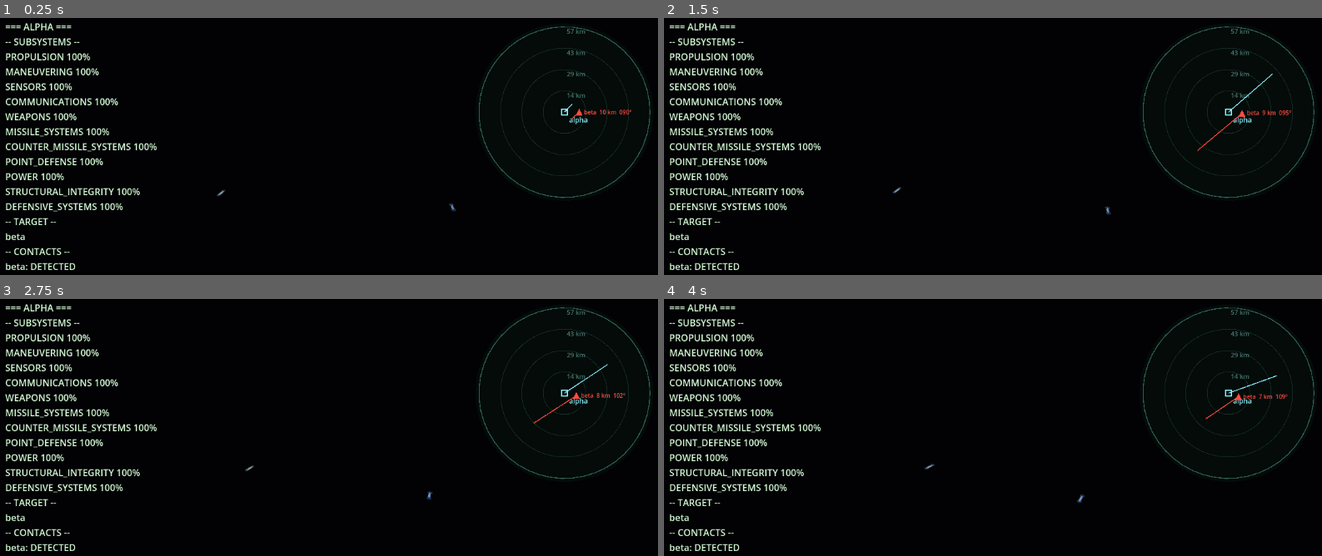
Above: before the commit, frames 1-4 (two rows, left to right).
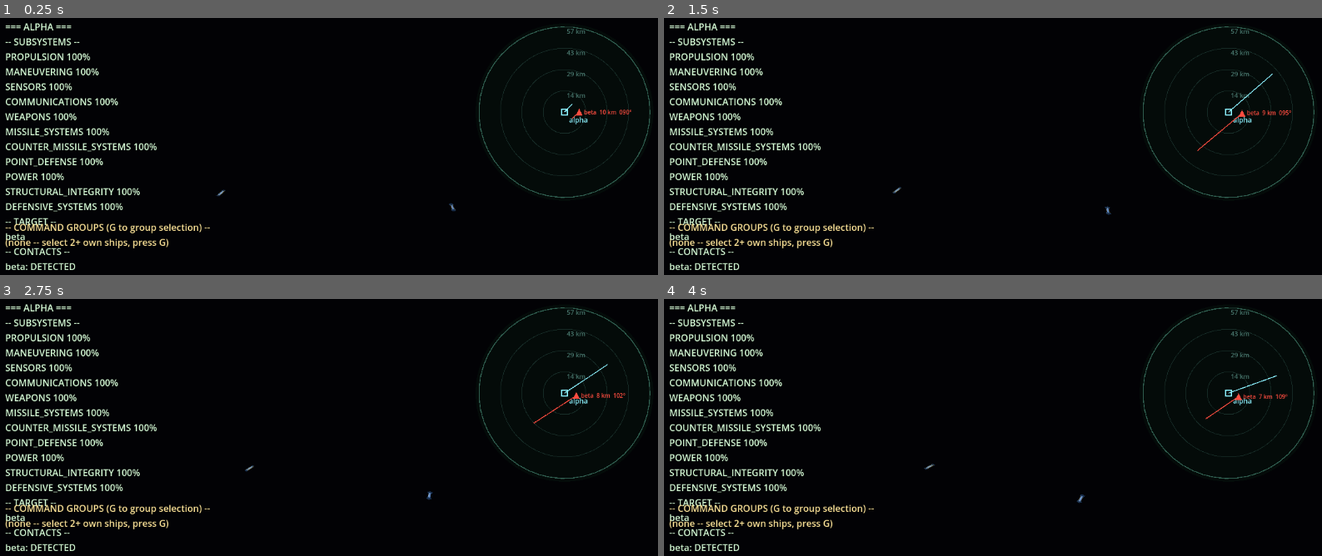
Above: after the commit, the same moments.

Repository: triest/HonorHaringtonGame
Game: Godot game, scene res://scenes/main.tscn
The game is run twice, just before and just after one commit, with the same random seed, the same clock (stepped at 60 frames per second) and the same inputs.
Inputs (mouse positions are in pixels of both pictures, inside the frame that each line leads up to):
- Up to frame 1 (0.25 s): no input
- Up to frame 2 (1.5 s): drag from (1229, 113) to (1058, 118) at 0.52 s; drag from (861, 218) to (960, 274) at 1.27 s
- Up to frame 3 (2.75 s): move the mouse to (394, 399) at 2.02 s; hold D (order_turn_right) from 2.03 s (still down); hold T (order_target_next) from 2.03 s (still down)
- Up to frame 4 (4 s): release D (order_turn_right) at 2.75 s; release T (order_target_next) at 2.75 s; drag from (960, 555) to (795, 424) at 2.77 s; move the mouse to (1196, 538) at 3.52 s; hold A (order_turn_left) from 3.53 s (still down); hold Tab (order_select_ship) from 3.53 s (still down)

The runs differ from the first frame. In frame 1, 0.8% of the frame differs, in the area x 0-32%, y 79-90%; in frame 2, 0.8%; in frame 3, 0.8%; in frame 4, 0.8%.

Commit message:
§56.3 item B: named command group (CommandEchelon/FormationState) + squadron-list panel
- command_group_controller.gd: G hotkey turns current 2+-ship own-team
  selection into a real FormationState + leaf CommandEchelon (kind =
  "Squadron N"), reusing world.add_formation/add_command_echelon/
  attach_formation_to_echelon -- not a parallel UI-only group model.
- command_group_panel.gd: read-only left-side list of existing command
  groups/rosters, marks currently-selected members.
- main.gd/project.godot wiring; test_command_group_controller.gd (8/8);
  ASSUMPTIONS.md "§56.3 item B" entry; CHANGELOG.md updated.

Headless-verified only (godot --headless --import clean, new + 2
regression test files ALL TESTS PASSED, main.tscn smoke run exit 0 with
only the known baseline dummy-renderer noise). Not yet live-confirmed
by the user -- scenario is still 1v1 so live multi-ship grouping isn't
exercisable until item H.

Diff:
--- a/project/project.godot
+++ b/project/project.godot
@@ -52,6 +52,11 @@
 "events": [Object(InputEventKey,"resource_local_to_scene":false,"resource_name":"","device":0,"window_id":0,"alt_presse …(189 unchanged characters)…
 ]
 }
+selection_make_group={
+"deadzone": 0.5,
+"events": [Object(InputEventKey,"resource_local_to_scene":false,"resource_name":"","device":0,"window_id":0,"alt_pressed":false,"shift_pressed":false,"ctrl_pressed":false,"meta_pressed":false,"pressed":false,"keycode":0,"physical_keycode":71,"key_label":0,"unicode":0,"location":0,"echo":false,"script":null)
+]
+}
 
 [physics]
 
--- /dev/null
+++ b/project/scripts/command_group_controller.gd
@@ -0,0 +1,120 @@
+extends Node
+## CommandGroupController
+##
+## ТЗ §56.3 item B ("Selection becomes a named command group") / §1.10.4
+## ("Выбранные объекты должны быть объединены в единую командную
+## группу") / §1.10.5 (hierarchical control "должно использовать
+## существующую архитектуру CommandEchelon, FormationState и
+## IndividualOrder, а не создавать отдельную параллельную систему
+## управления").
+##
+## Pure INPUT-TO-COMMAND-STRUCTURE translator, same convention as
+## PlayerInput (scripts/player_input.gd): reads one discrete Input Map
+## action (project.godot [input] "selection_make_group", G key, added
+## this pass) and turns the CURRENT multi-selection (SelectionState,
+## §56.3 item A) into REAL SimulationWorld command structure -- a
+## FormationState (station-keeping) wrapped in a leaf CommandEchelon
+## (§28 hierarchy; `kind` is deliberately free-form per CommandEchelon's
+## own class doc, so the display NAME lives directly in `kind` -- e.g.
+## "Squadron 1" -- rather than inventing a separate "group name" field
+## nothing else in the architecture has) -- NOT a UI-only list of
+## selected ids living only in this script. This is what lets §1.10.5's
+## "если выбрана formation: корабли сохраняют formation" actually
+## happen: once grouped, SimulationWorld._resolve_formation_keeping
+## (already-existing code, unchanged by this pass) starts holding these
+## ships at the relative positions captured at group-creation time.
+##
+## SCOPE (this pass only): create a NEW group from the current
+## selection. Does NOT yet handle disbanding a group, merging two
+## existing groups, or renaming one after creation -- item B's checklist
+## line only asks for "selection becomes a named command group" plus the
+## visual list (scripts/command_group_panel.gd), not full group lifecycle
+## management; open follow-up, see .tools/state.md.
+##
+## ELIGIBILITY (ASSUMPTION, logged in ASSUMPTIONS.md "§56.3 item B"):
+## only ids that are (a) real ships (`world.ships.has(id)` -- a missile
+## or enemy sensor-contact id present in the selection is silently
+## excluded: §1.10.4's "командная группа" is a *command* structure and
+## can only ever consist of ships the player's own side actually
+## commands) and (b) on the SAME team as the first eligible id in
+## selection order (a mixed-team selection happens naturally under
+## §1.10.4 -- e.g. selecting an own ship AND an enemy contact together to
+## designate a target for item D's order menu -- and must never fold
+## hostile ships into the player's own formation). Fewer than 2 eligible
+## ids is a no-op: a single selected ship is already fully controllable
+## via the existing IndividualOrder/PlayerInput path and gains nothing
+## from a formation wrapper.
+class_name CommandGroupController
+
+var world: SimulationWorld
+var selection: SelectionState
+
+var _next_group_index: int = 1
+
+func _unhandled_input(event: InputEvent) -> void:
+	if world == null or selection == null:
+		return
+	if event.is_action_pressed("selection_make_group"):
+		make_group_from_selection()
+
+## Returns the new echelon_id on success, "" if the current selection was
+## not eligible (see class doc). Public (not just reachable via
+## _unhandled_input) so headless tests can call it directly without
+## synthesizing InputEventKey presses.
+func make_group_from_selection() -> String:
+	var eligible: Array = _eligible_ship_ids()
+	if eligible.size() < 2:
+		return ""
+
+	var guide_id: String = eligible[0]
+	var guide_ship: ShipPhysicsState = world.ships.get(guide_id)
+	if guide_ship == null:
+		return ""
+
+	var group_index: int = _next_group_index
+	_next_group_index += 1
+	var formation_id: String = "cmdgroup_%d_formation" % group_index
+	var echelon_id: String = "cmdgroup_%d" % group_index
+
+	var formation: FormationState = world.add_formation(formation_id, guide_id)
+	for i in range(1, eligible.size()):
+		var member_id: String = eligible[i]
+		var member_ship: ShipPhysicsState = world.ships.get(member_id)
+		if member_ship == null:
+			continue
+		# §1.10.5 "относительные позиции сохраняются": freeze whatever
+		# relative position this ship happens to be at right now as its
+		# station, expressed in the GUIDE's own local/body frame per
+		# FormationState.member_offsets' documented convention (the
+		# formation then rotates with the guide, not fixed to world
+		# axes) -- same interpretation status as §56.2's distance-
+		# compression convention (see ASSUMPTIONS.md).
+		var offset_world: Vector3 = member_ship.position - guide_ship.position
+		var offset_local: Vector3 = guide_ship.orientation.inverse() * offset_world
+		formation.set_station(member_id, offset_local)
+
+	var echelon: CommandEchelon = world.add_command_echelon(echelon_id, "Squadron %d" % group_index)
+	world.attach_formation_to_echelon(echelon_id, formation_id)
+
+	return echelon_id
+
+## Ships eligible to be grouped from the CURRENT selection: real ships
+## only, restricted to whichever team the first eligible id belongs to
+## (see class doc). Preserves selection order (SelectionState's own
+## documented convention) so `eligible[0]` deterministically becomes the
+## guide -- FormationState itself has no opinion on WHICH member is
+## guide; "first selected = leader" is this controller's own
+## deterministic pick, analogous to §33's succession_order convention.
+func _eligible_ship_ids() -> Array:
+	var result: Array = []
+	var required_team: String = ""
+	for id in selection.selected_ids:
+		if not world.ships.has(id):
+			continue
+		var team: String = String(world.teams.get(id, ""))
+		if result.is_empty():
+			required_team = team
+		elif team != required_team:
+			continue
+		result.append(id)
+	return result
--- /dev/null
+++ b/project/scripts/command_group_panel.gd
@@ -0,0 +1,81 @@
+extends CanvasLayer
+## CommandGroupPanel
+##
+## ТЗ §56.3 item B ("named command group... visual list, e.g. left-side
+## panel like the reference image's squadron list", docs/reference/
+## tactical_command_ui_reference.png): pure TEXT readout of already-
+## existing SimulationWorld command structure (§42 convention, same as
+## Hud/WeaponFx/TacticalPlot -- this class computes nothing itself, it
+## only formats `world.command_echelons`/`world.formations`, which
+## CommandGroupController (scripts/command_group_controller.gd) is what
+## actually WRITES when the player presses the group hotkey, G).
+##
+## LAYOUT (ASSUMPTION, logged in ASSUMPTIONS.md "§56.3 item B"): fixed
+## top-left position offset well below Hud's own panel (scripts/hud.gd,
+## also top-left at (12,12)), NOT the reference image's literal
+## side-by-side "squadron list beside/above the tactical plot" geometry
+## -- Hud's per-ship subsystem/contacts readout has a variable line
+## count, so a real non-overlapping multi-panel layout needs a shared
+## layout pass across Hud/TacticalPlot/this file, which belongs with
+## item F's command-camera/view-split work, not item B alone. This is an
+## interim placement that makes the group list visible and readable, not
+## a claim it matches the reference image's exact geometry yet.
+class_name CommandGroupPanel
+
+const PANEL_POSITION := Vector2(12, 360)
+
+var _label: Label
+
+func _ready() -> void:
+	_label = Label.new()
+	_label.name = "CommandGroupLabel"
+	_label.position = PANEL_POSITION
+	_label.add_theme_color_override("font_color", Color(1.0, 0.9, 0.6))
+	_label.add_theme_font_size_override("font_size", 16)
+	add_child(_label)
+
+## Call once per simulation tick (same convention as Hud.update/
+## TacticalPlot.update, see main.gd._on_tick) with the world and the
+## shared SelectionState (§56.3 item A) so each group's roster can mark
+## which of its members are currently selected.
+func update(world: SimulationWorld, selection: SelectionState) -> void:
+	_label.text = _build_text(world, selection)
+
+func _build_text(world: SimulationWorld, selection: SelectionState) -> String:
+	var lines: Array = []
+	lines.append("-- COMMAND GROUPS (G to group selection) --")
+
+	var echelon_ids: Array = world.command_echelons.keys()
+	var any_leaf: bool = false
+	for echelon_id in echelon_ids:
+		var echelon: CommandEchelon = world.command_echelons[echelon_id]
+		# §56.3 item B only surfaces leaf squadrons (a group the player
+		# actually created) this pass; internal Fleet/Task Force nodes
+		# with no commanded formation of their own are §28-hierarchy
+		# scope beyond item B and have nothing ship-level to list here.
+		if not echelon.is_leaf():
+			continue
+		any_leaf = true
+
+		var formation: FormationState = world.formations.get(echelon.commanded_formation_id)
+		lines.append("[%s]" % echelon.kind)
+		if formation == null:
+			lines.append("  (formation missing)")
+			continue
+
+		var member_ids: Array = [formation.guide_ship_id]
+		member_ids.append_array(formation.member_ids())
+		for member_id in member_ids:
+			var marker: String = "> " if (selection != null and selection.is_selected(member_id)) else "  "
+			var role: String = " (guide)" if member_id == formation.guide_ship_id else ""
+			lines.append("%s%s%s" % [marker, member_id, role])
+
+	if not any_leaf:
+		lines.append("(none -- select 2+ own ships, press G)")
+
+	var text: String = ""
+	for i in range(lines.size()):
+		text += lines[i]
+		if i < lines.size() - 1:
+			text += "\n"
+	return text
--- a/project/scripts/main.gd
+++ b/project/scripts/main.gd
@@ -44,6 +44,15 @@
 ## selection_state.gd's own doc comment for why this lives here rather
 ## than inside any one view.
 var selection: SelectionState
+## §56.3 item B: translates the group hotkey (G) into real
+## FormationState/CommandEchelon structure from `selection` -- see that
+## script's own doc comment. Owns no rendering; command_group_panel
+## below is the readout of what it writes.
+var command_group_controller: CommandGroupController
+## §56.3 item B: left-side "squadron list" readout of
+## world.command_echelons/world.formations, see that script's own doc
+## comment for the interim layout choice.
+var command_group_panel: CommandGroupPanel
 var player_input: PlayerInput
 var win_lose_screen: WinLoseScreen
 
@@ -121,6 +130,16 @@
 	tactical_plot = TacticalPlot.new()
 	tactical_plot.selection = selection
 	add_child(tactical_plot)
+
+	# §56.3 item B: same shared `selection`/`world` as tactical_plot
+	# above -- no second selection or command-structure mechanism.
+	command_group_controller = CommandGroupController.new()
+	command_group_controller.world = world
+	command_group_controller.selection = selection
+	add_child(command_group_controller)
+
+	command_group_panel = CommandGroupPanel.new()
+	add_child(command_group_panel)
 
 	# ТЗ §56.1 item 5 (Order input wiring): translates hotkeys (project.
 	# godot [input], see PlayerInput's own doc comment) into calls on
@@ -190,6 +209,7 @@
 	weapon_fx.update(world)
 	hud.update(world, HUD_POV_SHIP_ID)
 	tactical_plot.update(world, HUD_POV_SHIP_ID)
+	command_group_panel.update(world, selection)
 	win_lose_screen.update(world)
 
 ## Points the scene's OrbitCamera at the midpoint between the two demo
--- /dev/null
+++ b/project/simulation/tests/test_command_group_controller.gd
@@ -0,0 +1,218 @@
+extends SceneTree
+## Headless unit test for CommandGroupController (ТЗ §56.3 item B). Run:
+## godot --headless --script res://simulation/tests/test_command_group_controller.gd
+
+const SimulationWorld = preload("res://simulation/simulation_world.gd")
+const ShipPhysicsState = preload("res://simulation/ship_physics_state.gd")
+const SelectionState = preload("res://scripts/selection_state.gd")
+const CommandGroupController = preload("res://scripts/command_group_controller.gd")
+
+func _init() -> void:
+	var failures: int = 0
+	failures += _test_single_selection_is_noop()
+	failures += _test_empty_selection_is_noop()
+	failures += _test_creates_formation_and_echelon_for_two_own_ships()
+	failures += _test_excludes_other_team_ships()
+	failures += _test_excludes_non_ship_ids()
+	failures += _test_group_index_increments_across_calls()
+	failures += _test_offset_local_uses_guide_orientation()
+	failures += _test_first_selected_becomes_guide()
+
+	if failures == 0:
+		print("ALL TESTS PASSED")
+	else:
+		printerr("%d TEST(S) FAILED" % failures)
+	quit(failures)
+
+func _make_ship(pos: Vector3, orientation: Quaternion = Quaternion.IDENTITY) -> ShipPhysicsState:
+	var s := ShipPhysicsState.new()
+	s.position = pos
+	s.orientation = orientation
+	return s
+
+func _make_world_with_ships(ships: Dictionary, teams: Dictionary) -> SimulationWorld:
+	var world := SimulationWorld.new()
+	for ship_id in ships.keys():
+		world.add_ship(ship_id, ships[ship_id])
+	for ship_id in teams.keys():
+		world.set_team(ship_id, teams[ship_id])
+	return world
+
+func _test_single_selection_is_noop() -> int:
+	var world := _make_world_with_ships({"alpha": _make_ship(Vector3.ZERO)}, {"alpha": "red"})
+	var selection := SelectionState.new()
+	selection.select_only(["alpha"])
+	var controller := CommandGroupController.new()
+	controller.world = world
+	controller.selection = selection
+
+	var echelon_id: String = controller.make_group_from_selection()
+	if echelon_id != "" or not world.command_echelons.is_empty():
+		printerr("FAIL single_selection_is_noop: echelon_id=%s echelons=%s" % [echelon_id, world.command_echelons.keys()])
+		return 1
+	return 0
+
+func _test_empty_selection_is_noop() -> int:
+	var world := _make_world_with_ships({}, {})
+	var selection := SelectionState.new()
+	var controller := CommandGroupController.new()
+	controller.world = world
+	controller.selection = selection
+
+	if controller.make_group_from_selection() != "":
+		printerr("FAIL empty_selection_is_noop")
+		return 1
+	return 0
+
+func _test_creates_formation_and_echelon_for_two_own_ships() -> int:
+	var world := _make_world_with_ships(
+		{"alpha": _make_ship(Vector3.ZERO), "beta": _make_ship(Vector3(1000.0, 0.0, 0.0))},
+		{"alpha": "red", "beta": "red"}
+	)
+	var selection := SelectionState.new()
+	selection.select_only(["alpha", "beta"])
+	var controller := CommandGroupController.new()
+	controller.world = world
+	controller.selection = selection
+
+	var echelon_id: String = controller.make_group_from_selection()
+	if echelon_id == "":
+		printerr("FAIL creates_formation_and_echelon: got empty echelon_id")
+		return 1
+
+	var echelon: CommandEchelon = world.get_command_echelon(echelon_id)
+	if echelon == null or not echelon.is_leaf():
+		printerr("FAIL creates_formation_and_echelon: echelon missing or not a leaf")
+		return 1
+	if echelon.kind == "":
+		printerr("FAIL creates_formation_and_echelon: echelon has no name/kind")
+		return 1
+
+	var formation: FormationState = world.get_formation(echelon.commanded_formation_id)
+	if formation == null:
+		printerr("FAIL creates_formation_and_echelon: no formation attached")
+		return 1
+	if formation.guide_ship_id != "alpha":
+		printerr("FAIL creates_formation_and_echelon: guide=%s, expected alpha" % formation.guide_ship_id)
+		return 1
+	if formation.member_ids() != ["beta"]:
+		printerr("FAIL creates_formation_and_echelon: members=%s, expected [beta]" % [formation.member_ids()])
+		return 1
+	return 0
+
+func _test_excludes_other_team_ships() -> int:
+	var world := _make_world_with_ships(
+		{"alpha": _make_ship(Vector3.ZERO), "gamma": _make_ship(Vector3(500.0, 0.0, 0.0))},
+		{"alpha": "red", "gamma": "blue"}
+	)
+	var selection := SelectionState.new()
+	selection.select_only(["alpha", "gamma"])
+	var controller := CommandGroupController.new()
+	controller.world = world
+	controller.selection = selection
+
+	var echelon_id: String = controller.make_group_from_selection()
+	if echelon_id != "":
+		printerr("FAIL excludes_other_team_ships: expected no-op (mixed teams), got echelon_id=%s" % echelon_id)
+		return 1
+	return 0
+
+func _test_excludes_non_ship_ids() -> int:
+	var world := _make_world_with_ships(
+		{"alpha": _make_ship(Vector3.ZERO), "beta": _make_ship(Vector3(1000.0, 0.0, 0.0))},
+		{"alpha": "red", "beta": "red"}
+	)
+	var selection := SelectionState.new()
+	# "missile_1" is not a key in world.ships -- must be silently excluded,
+	# leaving exactly [alpha, beta] eligible (still >= 2, so the group
+	# still forms, but must NOT include "missile_1" as a member).
+	selection.select_only(["alpha", "missile_1", "beta"])
+	var controller := CommandGroupController.new()
+	controller.world = world
+	controller.selection = selection
+
+	var echelon_id: String = controller.make_group_from_selection()
+	var echelon: CommandEchelon = world.get_command_echelon(echelon_id)
+	var formation: FormationState = world.get_formation(echelon.commanded_formation_id)
+	if formation.member_ids().has("missile_1"):
+		printerr("FAIL excludes_non_ship_ids: missile_1 leaked into formation membership")
+		return 1
+	if formation.guide_ship_id != "alpha" or formation.member_ids() != ["beta"]:
+		printerr("FAIL excludes_non_ship_ids: guide=%s members=%s" % [formation.guide_ship_id, formation.member_ids()])
+		return 1
+	return 0
+
+func _test_group_index_increments_across_calls() -> int:
+	var world := _make_world_with_ships(
+		{
+			"alpha": _make_ship(Vector3.ZERO),
+			"beta": _make_ship(Vector3(1000.0, 0.0, 0.0)),
+			"gamma": _make_ship(Vector3(2000.0, 0.0, 0.0)),
+			"delta": _make_ship(Vector3(3000.0, 0.0, 0.0)),
+		},
+		{"alpha": "red", "beta": "red", "gamma": "red", "delta": "red"}
+	)
+	var selection := SelectionState.new()
+	var controller := CommandGroupController.new()
+	controller.world = world
+	controller.selection = selection
+
+	selection.select_only(["alpha", "beta"])
+	var first_id: String = controller.make_group_from_selection()
+	selection.select_only(["gamma", "delta"])
+	var second_id: String = controller.make_group_from_selection()
+
+	if first_id == "" or second_id == "" or first_id == second_id:
+		printerr("FAIL group_index_increments_across_calls: first=%s second=%s" % [first_id, second_id])
+		return 1
+	if world.command_echelons.size() != 2:
+		printerr("FAIL group_index_increments_across_calls: expected 2 echelons, got %d" % world.command_echelons.size())
+		return 1
+	return 0
+
+func _test_offset_local_uses_guide_orientation() -> int:
+	# Guide facing rotated 180 deg around Y (mirrors main.gd's "beta"
+	# demo-ship orientation): a member positioned 1000m along guide's
+	# world -X should land as +1000 along the guide's LOCAL +X (since the
+	# guide's local frame is rotated 180 deg from world).
+	var guide := _make_ship(Vector3.ZERO, Quaternion(Vector3.UP, PI))
+	var member := _make_ship(Vector3(-1000.0, 0.0, 0.0))
+	var world := _make_world_with_ships({"alpha": guide, "beta": member}, {"alpha": "red", "beta": "red"})
+	var selection := SelectionState.new()
+	selection.select_only(["alpha", "beta"])
+	var controller := CommandGroupController.new()
+	controller.world = world
+	controller.selection = selection
+
+	var echelon_id: String = controller.make_group_from_selection()
+	var echelon: CommandEchelon = world.get_command_echelon(echelon_id)
+	var formation: FormationState = world.get_formation(echelon.commanded_formation_id)
+	var offset: Vector3 = formation.member_offsets.get("beta")
+	# Loose tolerance, not is_equal_approx: rotating by Quaternion(UP, PI)
+	# is not bit-exact 180 degrees in floating point, so the "should-be-
+	# zero" components land at ~1e-4, not exactly 0.
+	if offset == null or offset.distance_to(Vector3(1000.0, 0.0, 0.0)) > 0.01:
+		printerr("FAIL offset_local_uses_guide_orientation: offset=%s" % [offset])
+		return 1
+	return 0
+
+func _test_first_selected_becomes_guide() -> int:
+	# Selection order, not id alphabetical order, decides the guide --
+	# "beta" is selected first here despite sorting after "alpha".
+	var world := _make_world_with_ships(
+		{"alpha": _make_ship(Vector3(1000.0, 0.0, 0.0)), "beta": _make_ship(Vector3.ZERO)},
+		{"alpha": "red", "beta": "red"}
+	)
+	var selection := SelectionState.new()
+	selection.select_only(["beta", "alpha"])
+	var controller := CommandGroupController.new()
+	controller.world = world
+	controller.selection = selection
+
+	var echelon_id: String = controller.make_group_from_selection()
+	var echelon: CommandEchelon = world.get_command_echelon(echelon_id)
+	var formation: FormationState = world.get_formation(echelon.commanded_formation_id)
+	if formation.guide_ship_id != "beta":
+		printerr("FAIL first_selected_becomes_guide: guide=%s, expected beta" % formation.guide_ship_id)
+		return 1
+	return 0
Not shown, changed: .tools/state.md
Not shown, changed: ASSUMPTIONS.md
Not shown, changed: CHANGELOG.md
